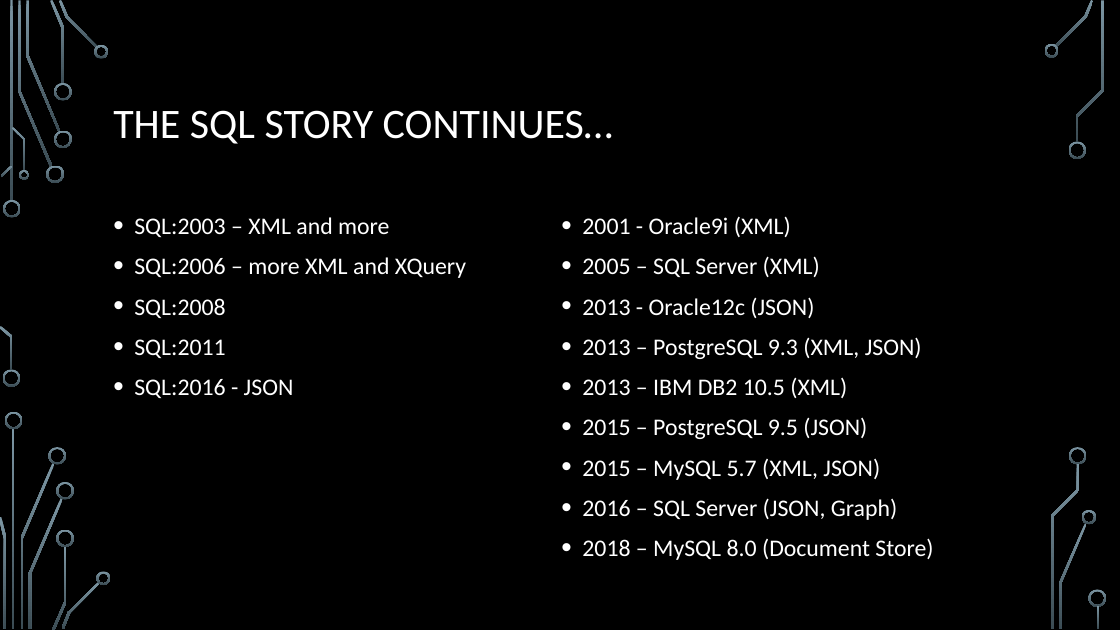
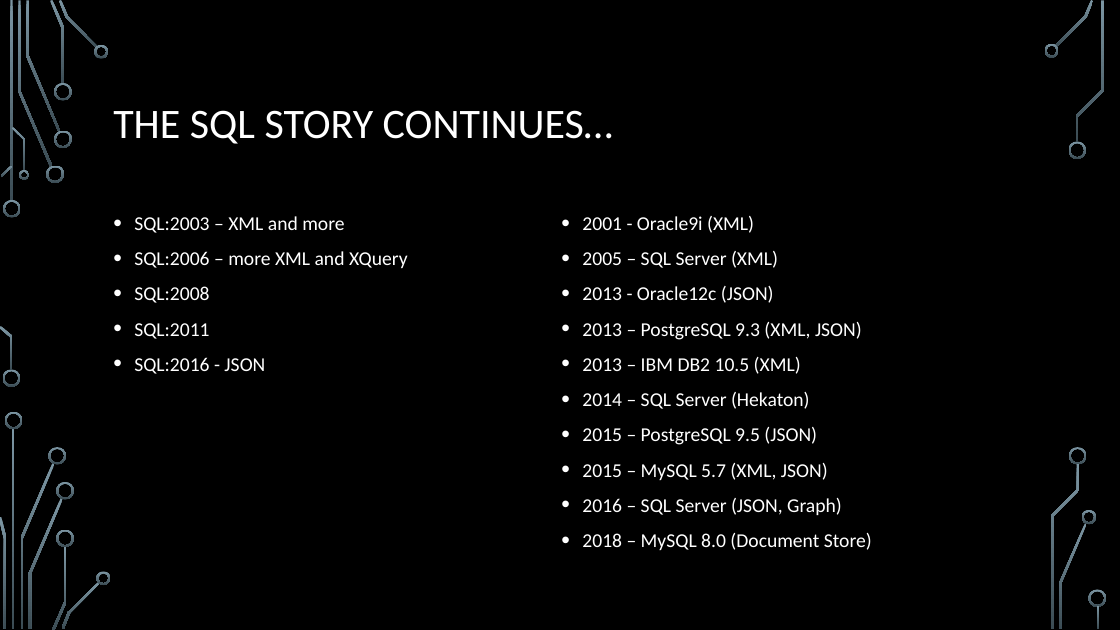
Before and after one commit to michalporeba/sharing, a slide deck: slide 11 of not-so-sql/Not So SQL Anymore v1.pptx. Drawn at 1120x630 pixels with LibreOffice and Linux fonts; fonts in the diff are those of the drawing; background and template pictures are left out. Boxes give left, top, right and bottom in pixels: in the first picture for what was removed or moved away, otherwise in the second. Text is boxed around its words. In the diff, an @@ line names an element or a change of style, - is before the commit and + after.

```diff
--- a/not-so-sql/Not So SQL Anymore v1.pptx
+++ b/not-so-sql/Not So SQL Anymore v1.pptx
@@ text "SQL:2003 – XML and more" at (134, 216, 408, 374): size 20.4 to 16.8 pt @@
@@ text at (582, 216, 872, 550): size 20.4 to 16.8 pt in "2001 - Oracle9i (XML)", "2005 – SQL Server (XML)", "2013 - Oracle12c (JSON)", "2013 – PostgreSQL 9.3 (XML, JSON)" and 5 more places @@
@@ text at (582, 392, 810, 409): paragraph added @@
+• 2014 – SQL Server (Hekaton)
```
Also in this commit, not shown: 1 other slide changed, 1 slide added, 4 other files.
